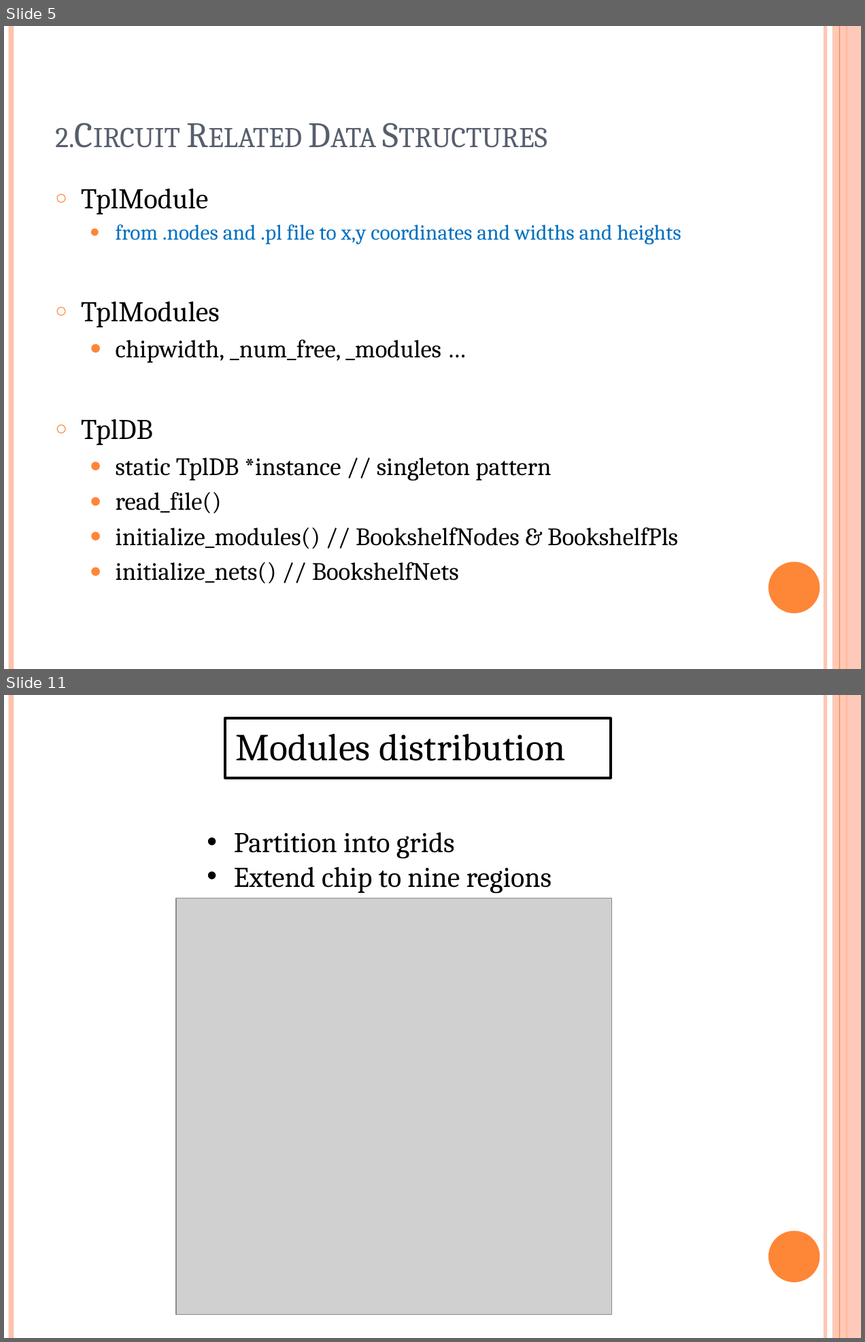
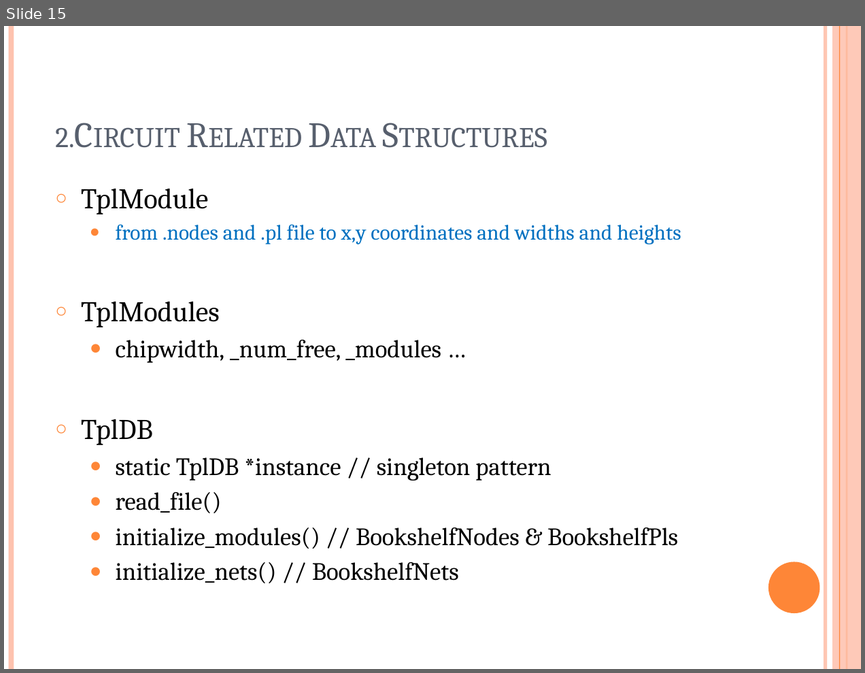
Before and after one commit to marcusgao94/TPL, a slide deck: doc/TPL.pptx. Shown one above the other, each under a label of ours: slides 5 and 11 before the commit, slide 15 after it; the slides between them are not shown. The pictures are 865x1342 and 865x673 pixels, drawn with LibreOffice and Linux fonts; fonts in the diff are those of the drawing; grey boxes stand for pictures. Boxes give left, top, right and bottom in pixels: in the first picture for what was removed or moved away, otherwise in the second. Text is boxed around its words. In the diff, an @@ line names an element or a change of style, - is before the commit and + after.

```diff
--- a/doc/TPL.pptx
+++ b/doc/TPL.pptx
@@ slide 11 removed at (4,695,861,1338), background #FFFFFF; not listed: 6 template elements that a slide beside it also shows @@
@@ rectangle removed at (225,718,611,778) @@
@@ text removed at (236,734,565,761) @@
-Modules distribution
@@ text removed at (234,832,551,894) @@
-• Partition into grids
-• Extend chip to nine regions
@@ picture removed at (176,898,611,1314) @@
@@ what was slide 5 is now slide 15 @@
```
Also in this commit, not shown: 1 slide changed, 11 slides added, 9 other slides removed.
